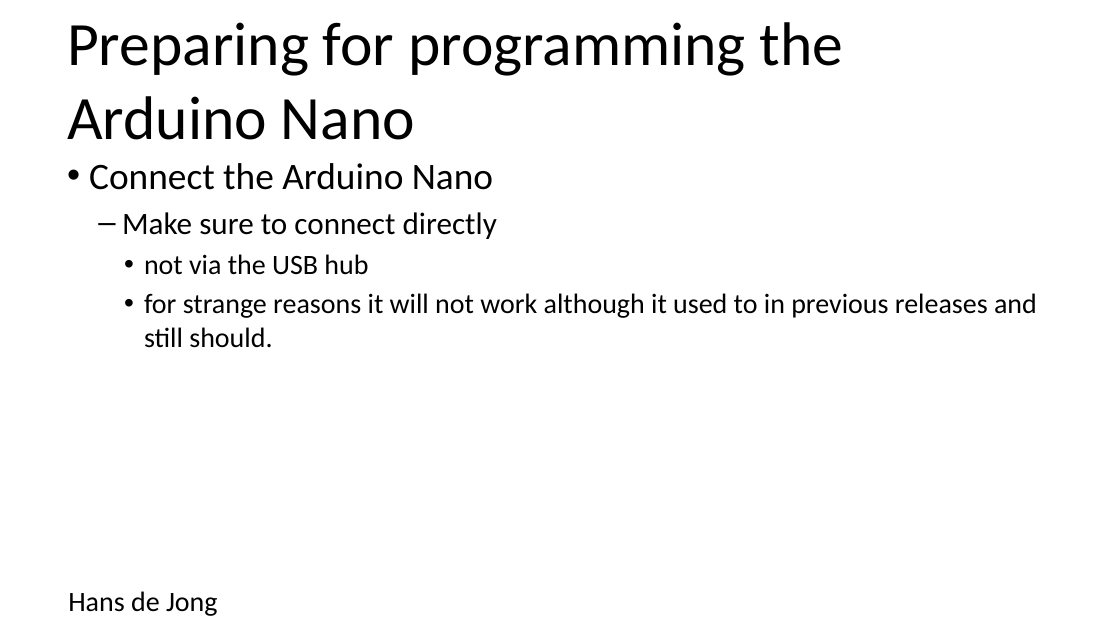
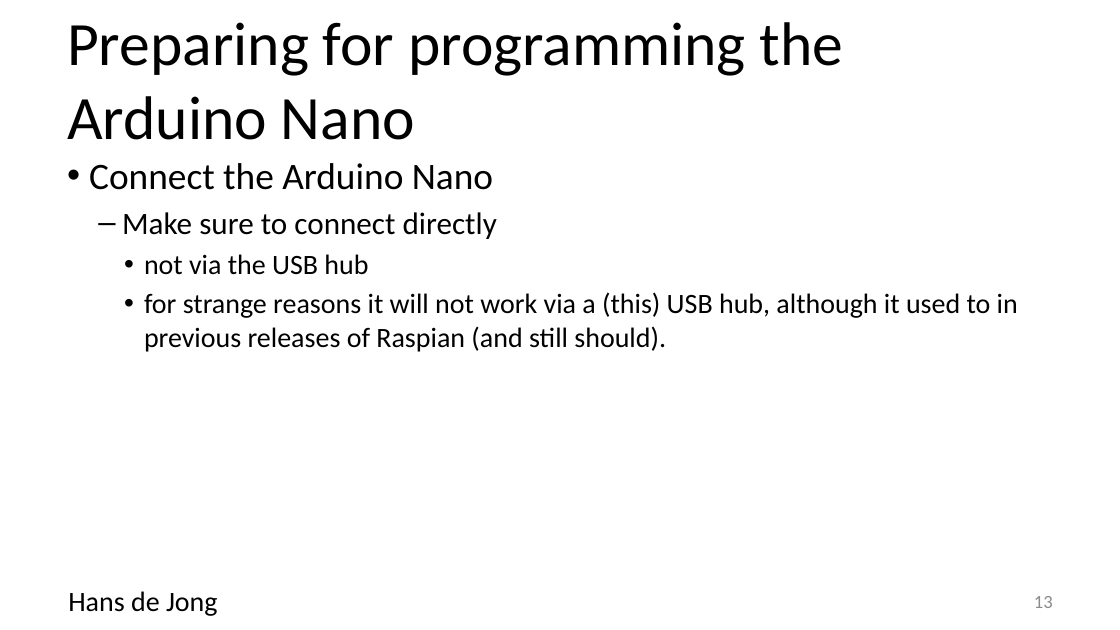
Before and after one commit to hansdejongehv/Weekendschool-PiAndMore, a slide deck: slide 13 of PiAndMore/Part-1--Breadboard/PiAndMore workshop physical computing with Arduino - part 1 - Beginners and Advanced.v0.3.pptx. Drawn at 1120x630 pixels with LibreOffice and Linux fonts; fonts in the diff are those of the drawing; background and template pictures are left out. Boxes give left, top, right and bottom in pixels: in the first picture for what was removed or moved away, otherwise in the second. Text is boxed around its words. In the diff, an @@ line names an element or a change of style, - is before the commit and + after.

```diff
--- a/PiAndMore/Part-1--Breadboard/PiAndMore workshop physical computing with Arduino - part 1 - Beginners and Advanced.v0.3.pptx
+++ b/PiAndMore/Part-1--Breadboard/PiAndMore workshop physical computing with Arduino - part 1 - Beginners and Advanced.v0.3.pptx
@@ text at [144,292,1018,352]: text changed @@
-    • for strange reasons it will not work although it used to in previous releases and still should.
+    • for strange reasons it will not work via a (this) USB hub, although it used to in previous releases of Raspian (and still should).
@@ page number added at [1034,596,1053,608], 12 pt, text #8C8C8C @@
+13
```
Also in this commit, not shown: 40 other slides changed, 12 slides added, 3 slides removed, 1 other file.
